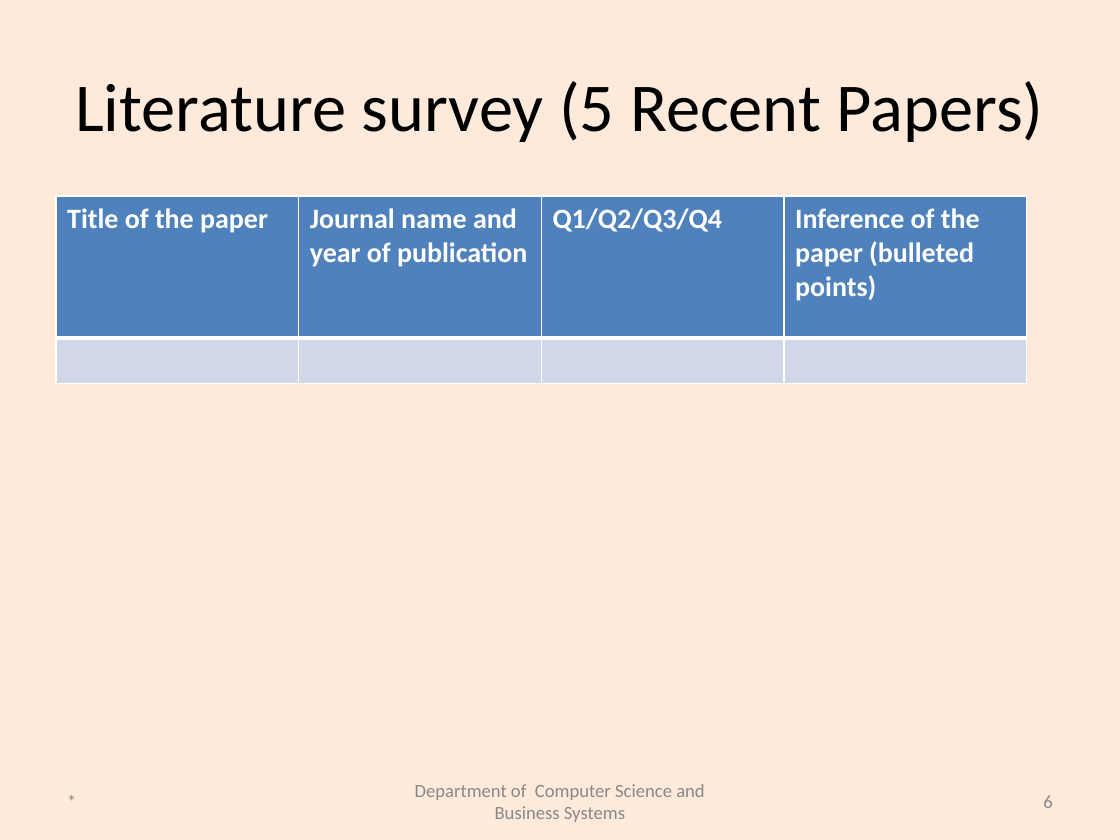
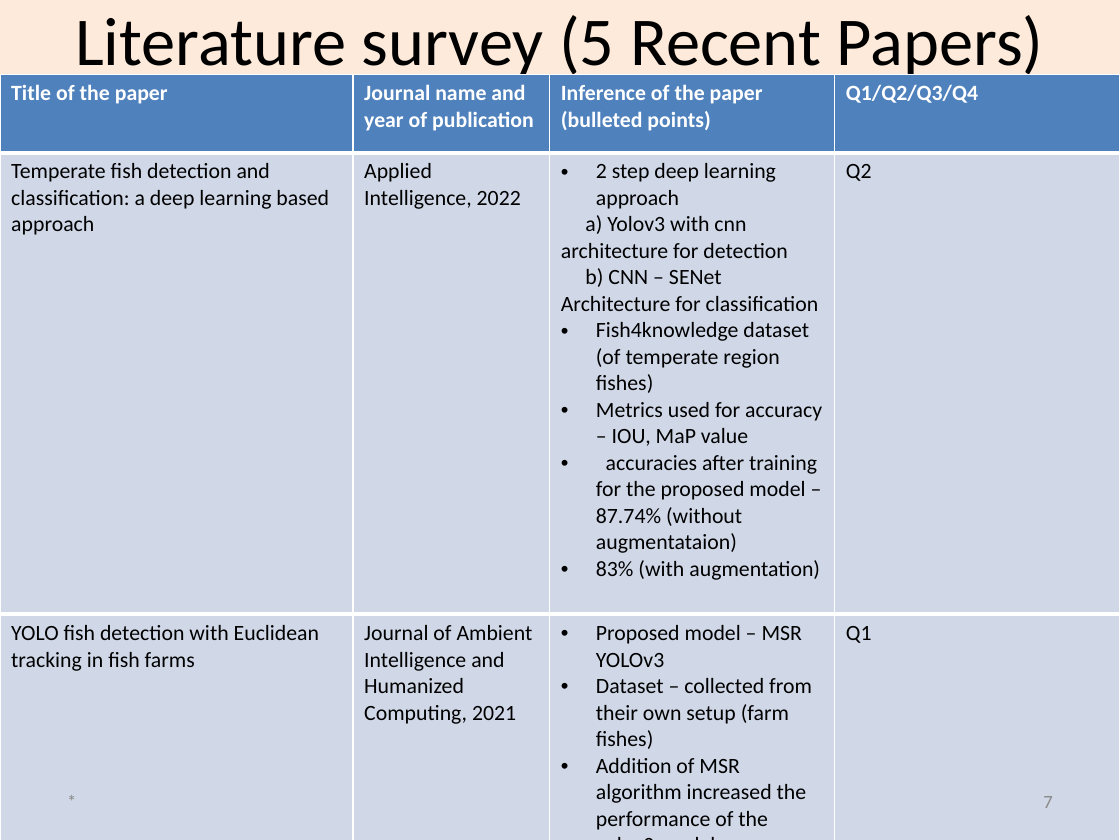
Before and after one commit to aathanush/MiniProject, a slide deck: slide 7 of Review_Template.pptx (slide 6 before the commit). Drawn at 1120x840 pixels with LibreOffice and Linux fonts; fonts in the diff are those of the drawing. Boxes give left, top, right and bottom in pixels: in the first picture for what was removed or moved away, otherwise in the second. Text is boxed around its words. In the diff, an @@ line names an element or a change of style, - is before the commit and + after.

Commit message:
Updated ppt and added some more papers

```diff
--- a/Review_Template.pptx
+++ b/Review_Template.pptx
@@ title "Literature survey (5 Recent Papers)" rewrapped from [75, 81, 1044, 142] to [75, 15, 1044, 81] @@
@@ table at [0, 74, 1120, 840] @@
-row 1: Title of the paper | Journal name and year of publication | Q1/Q2/Q3/Q4 | Inference of the paper (bulleted points)
-row 2:  |  |  | 
+row 1: Title of the paper | Journal name and year of publication | Inference of the paper (bulleted points) | Q1/Q2/Q3/Q4
+row 2: Temperate fish detection and classification: a deep learning based approach | Applied Intelligence, 2022 | 2 step deep learning approach / a) Yolov3 with cnn architecture for detection / b) CNN – SENet Architecture for classification / Fish4knowledge dataset (of temperate region fishes) / Metrics used for accuracy – IOU, MaP value / accuracies after training for the proposed model – 87.74% (without augmentataion) / 83% (with augmentation) | Q2
+row 3: YOLO fish detection with Euclidean tracking in fish farms | Journal of Ambient Intelligence and Humanized Computing, 2021 | Proposed model – MSR YOLOv3 / Dataset – collected from their own setup (farm fishes) / Addition of MSR algorithm increased the performance of the yolov3 model / Detects fish in unclear water | Q1
@@ table: place and size @@
-table at [56, 196, 1028, 563]
+table at [0, 74, 1120, 840]
@@ text removed at [415, 784, 705, 822] @@
-Department of Computer Science and Business Systems
@@ page number at [1043, 796, 1052, 808]: text changed @@
-6
+7
```
Also in this commit, not shown: 7 other slides changed, 2 slides added, 5 other files.
